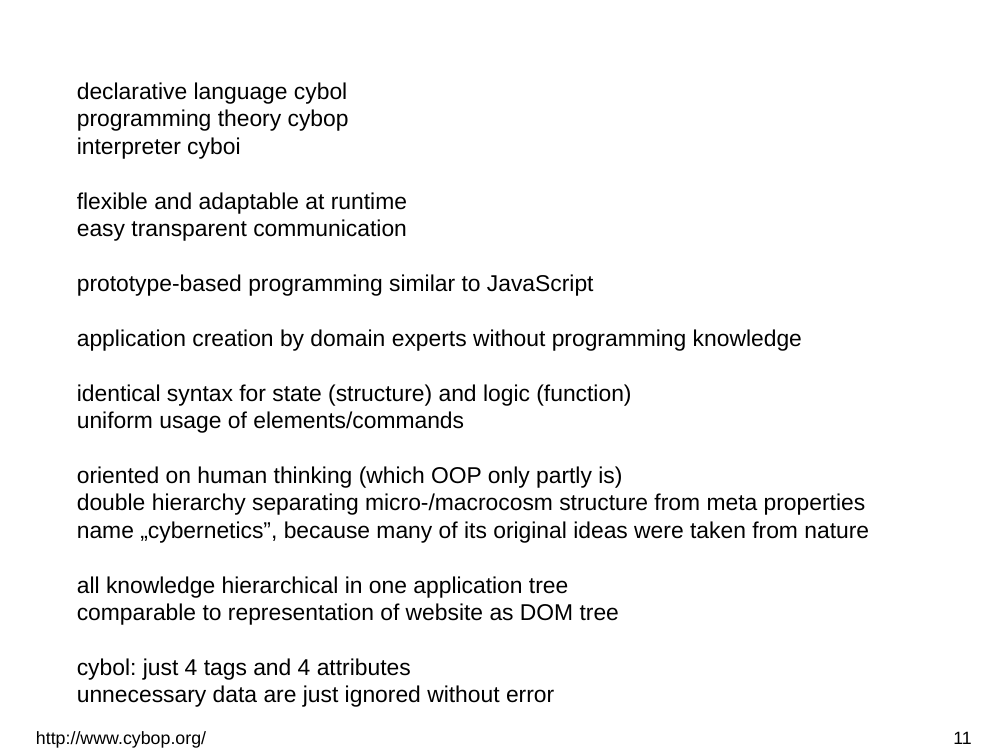
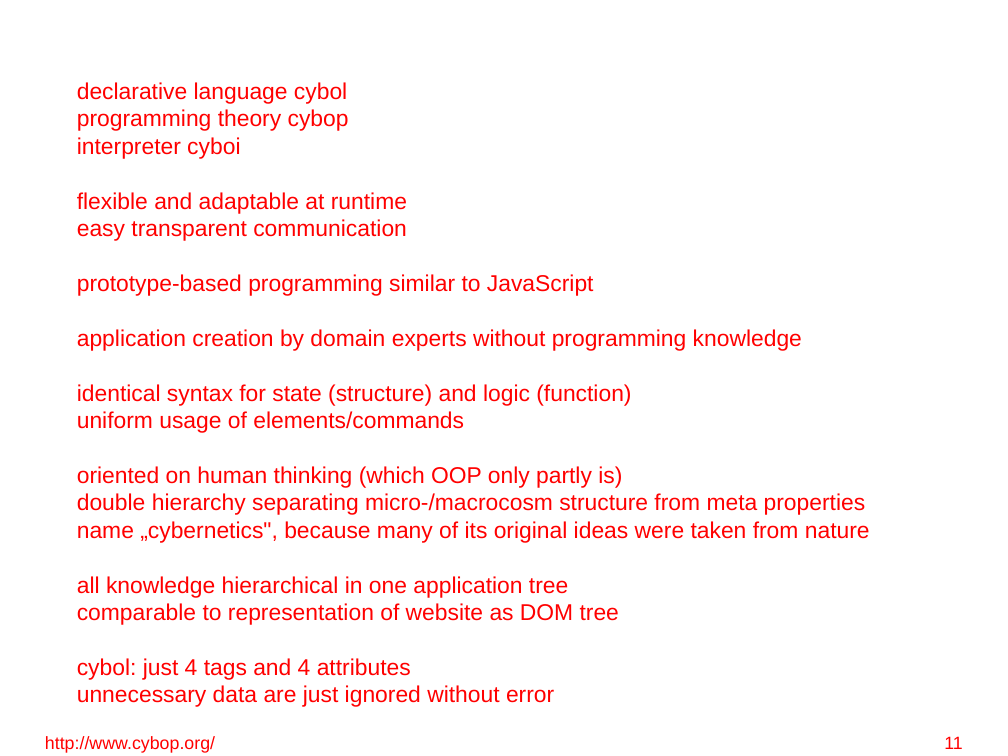
Before and after one commit to GitMirroring/cybop, a slide deck: slide 11 of doc/lightning_talk/cybop.odp. Drawn at 1008x756 pixels with LibreOffice and Linux fonts; fonts in the diff are those of the drawing; background and template pictures are left out. Boxes give left, top, right and bottom in pixels: in the first picture for what was removed or moved away, otherwise in the second. Text is boxed around its words. In the diff, an @@ line names an element or a change of style, - is before the commit and + after.

```diff
--- a/doc/lightning_talk/cybop.odp
+++ b/doc/lightning_talk/cybop.odp
@@ text at (x1=77, y1=82, x2=866, y2=707): text colour #000000 to #FF0000 in "declarative language cybol", "programming theory cybop", "interpreter cyboi", "flexible and adaptable at runtime" and 11 more places @@
@@ text at (x1=77, y1=521, x2=870, y2=543): text changed; text colour #000000 to #FF0000 @@
-name „cybernetics”, because many of its original ideas were taken from nature
+name „cybernetics", because many of its original ideas were taken from nature
@@ text "http://www.cybop.org/" at (x1=45, y1=736, x2=215, y2=753): text colour #000000 to #FF0000 @@
@@ page number at (x1=944, y1=736, x2=962, y2=749): text colour #000000 to #FF0000 @@
```
Also in this commit, not shown: 10 other slides changed, 3 slides added, 2 slides removed, 1 other file.
